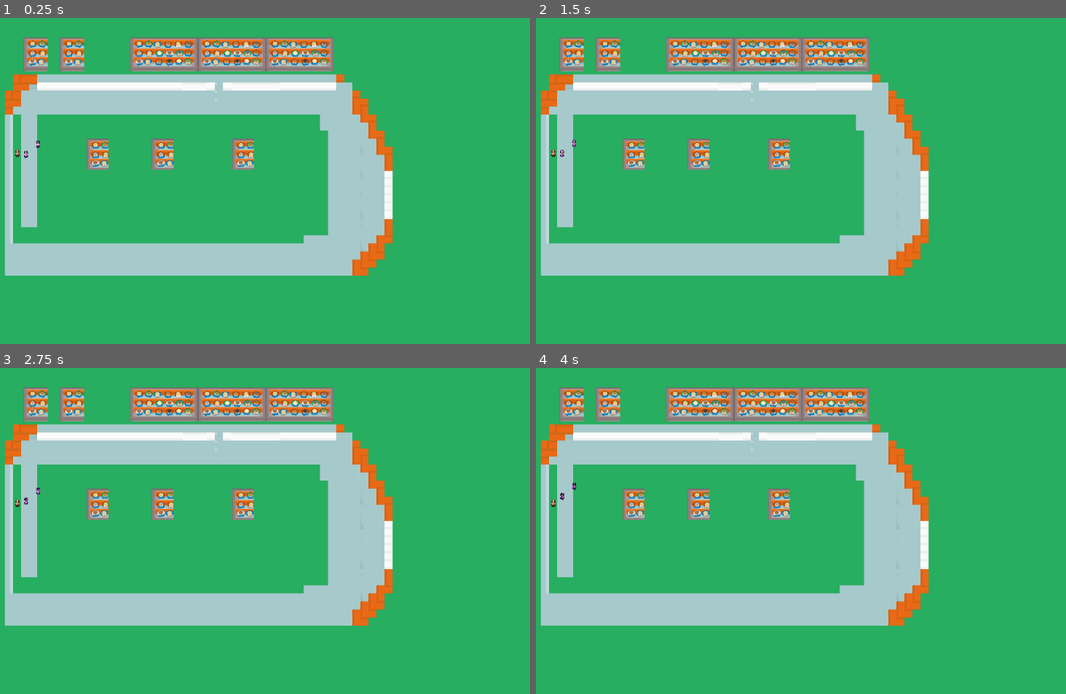
Above: before the commit, frames 1-4 (two rows, left to right).
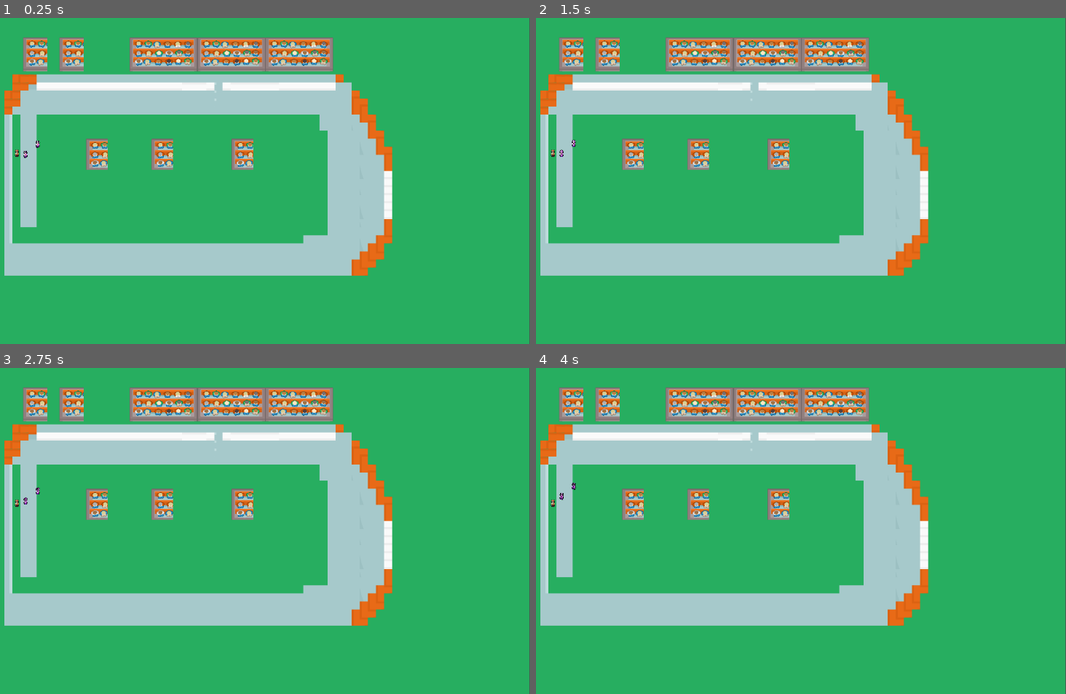
Above: after the commit, the same moments.

Repository: mohkhl23-prog/My-game
Game: Godot game, scene res://racetrack.tscn
Same seed, same stepped clock (60 frames per second), same inputs: the game is played once before the commit and once after it.
Inputs:
- Up to frame 1 (0.25 s): no input
- Up to frame 2 (1.5 s): tap Enter (ui_accept) at 0.5, 0.77, 1.25 s; hold D (steer_right) from 0.53 s (still down)
- Up to frame 3 (2.75 s): tap Enter (ui_accept) at 1.52 s; release D (steer_right) at 2.03 s; hold A (steer_left) from 2.03 s (still down)
- Up to frame 4 (4 s): release A (steer_left) at 2.78 s; hold D (steer_right) from 2.78 s (still down); tap Enter (ui_accept) at 3.02, 3.5, 3.77 s

The runs differ from the first frame. In frame 1, 2.3% of the frame differs, in the area x 0-100%, y 0-100%; in frame 2, 2.3%; in frame 3, 2.3%; in frame 4, 2.3%.

Commit message:
1.2
changed file

Diff:
--- a/the-game/racetrack.tscn
+++ b/the-game/racetrack.tscn
@@ -6475,6 +6475,7 @@
 size = Vector2(61, 20)
 
 [node name="Racetrack" type="Node2D" unique_id=773539794]
+position = Vector2(-1, 0)
 
 [node name="Background" type="TileMapLayer" parent="." unique_id=916438007]
 tile_map_data = PackedByteArray("AAAAAAAAAAAAAAAAAAAAAAEAAAAAAAAAAAAAAAIAAAAAAAAAAAAAAAMAAAAAAAAAAAAAAAQAAAAAAAAAAAAAAA …(47152 unchanged characters)…
@@ -6549,5 +6550,5 @@
 [node name="CanvasLayer" type="CanvasLayer" parent="." unique_id=388133936]
 
 [node name="Label" type="Label" parent="CanvasLayer" unique_id=1676468827]
-offset_right = 40.0
-offset_bottom = 23.0
+offset_right = 48.0
+offset_bottom = 33.0
